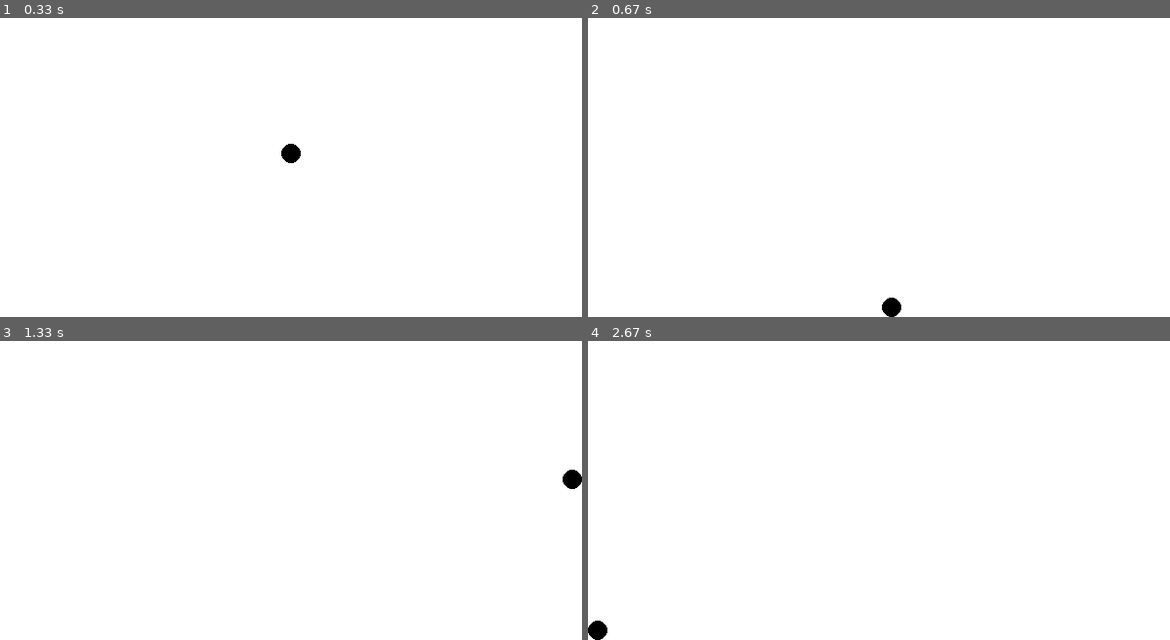
Above: before the commit, frames 1-4 (two rows, left to right).
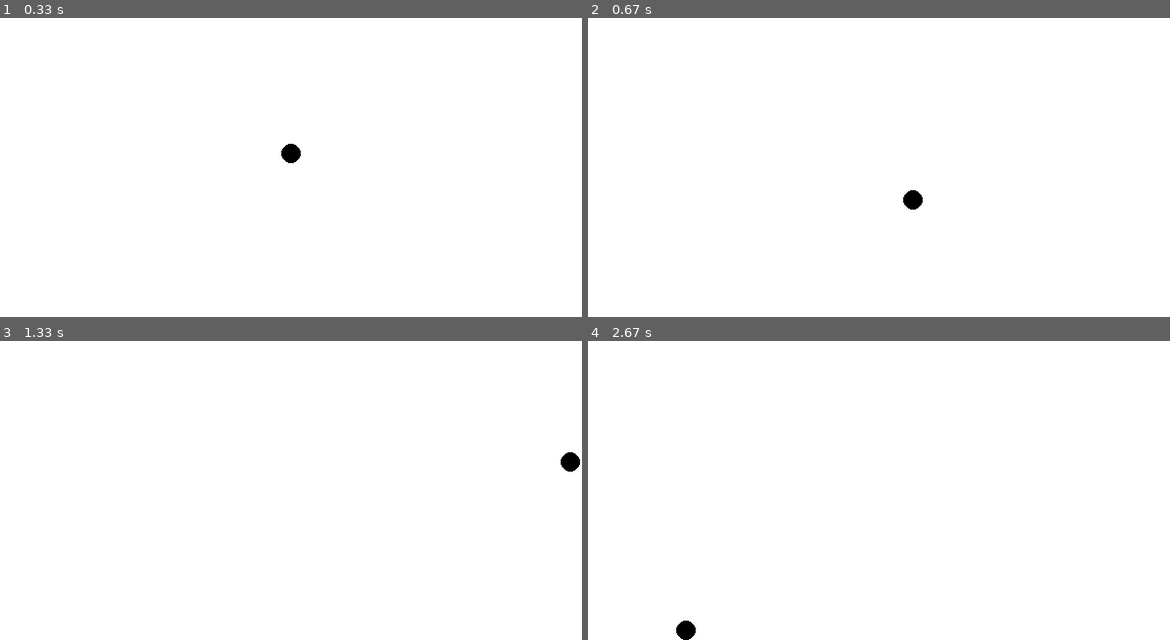
Above: after the commit, the same moments.

Repository: 7aman4013/Pygame
Game: pygame game, started from First Game(?)/init.py
The game is run twice, just before and just after one commit, with the same random seed, the same clock (stepped at 60 frames per second) and the same inputs.
Inputs (mouse positions are in pixels of both pictures, inside the frame that each line leads up to):
- Up to frame 1 (0.33 s): no input
- Up to frame 2 (0.67 s): press the mouse at (855, 53) at 0.37 s; move the mouse to (960, 32) at 0.47 s; release the mouse at (outside the picture) at 0.6 s
- Up to frame 3 (1.33 s): hold D 0.67-1.13 s; move the mouse to (291, 388) at 0.7 s; hold W from 1.17 s (still down)
- Up to frame 4 (2.67 s): release W at 1.47 s; hold D 1.5-1.97 s; hold A 2-2.53 s; hold S from 2.57 s (still down)

Frame 1 is identical in both runs. In frame 2, 0.3% of the frame differs, in the area x 50-58%, y 57-100%; in frame 3, 0.3%; in frame 4, 0.3%.

Commit message:
Added more to gitignore and tweaked around with game

Diff:
--- a/First Game(?)/init.py
+++ b/First Game(?)/init.py
@@ -19,8 +19,8 @@
 player_friction = 0.9
 player_speed = 150
 player_jump = 2000
-player_bounce = 0.0
-player_mouse_force = 20
+player_bounce = 0.4
+player_mouse_force = 50
 player_acc_loss_rate = 0.2
 
 mouse_held_down = False
@@ -43,7 +43,7 @@
 
     keys = pg.key.get_pressed()
 
-    if keys[K_w] and player_pos.y > HEIGHT - player_size * 1.1:
+    if keys[K_w] and player_pos.y > HEIGHT - player_size * (1 + player_bounce):
         player_vel.y -= player_jump
     if keys[K_s]:
         player_vel.y += player_speed
@@ -91,7 +91,6 @@
             end_pos = player_pos + direction * min(i + dashed_steps, length)
             pg.draw.line(screen, "black", start_pos, end_pos, 5)
 
-
     ###
 
     pg.display.flip()
